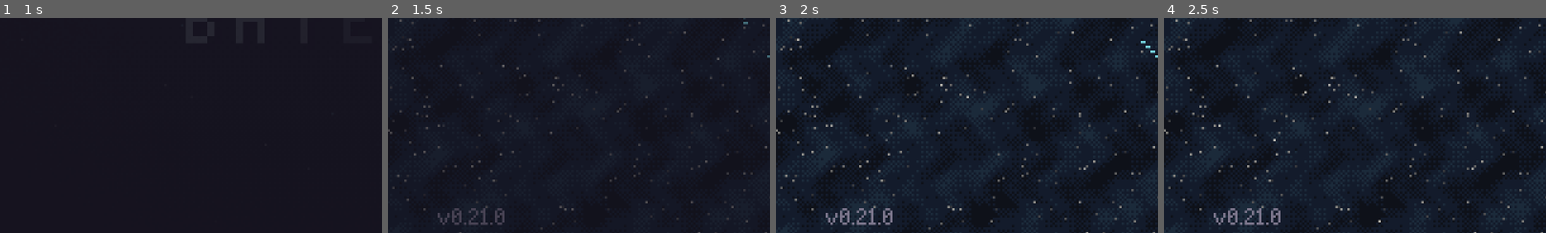
Above: before the commit, frames 1-4 (left to right).
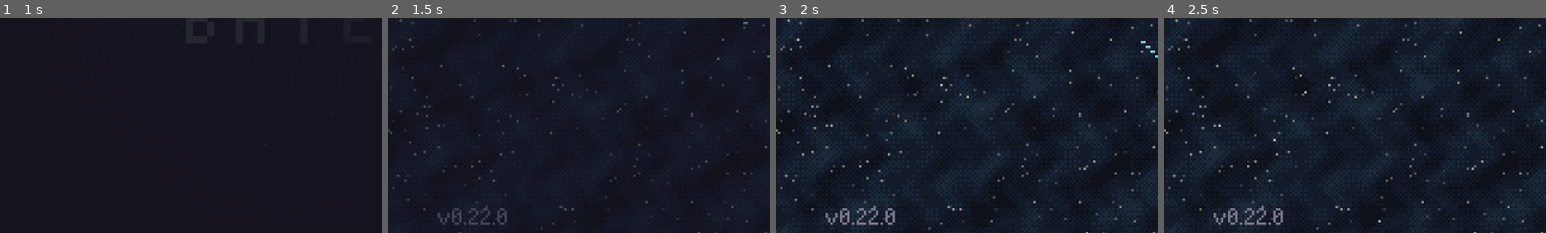
Above: after the commit, the same moments.

Repository: rodriguezric/protektor-jrpg
Game: Godot game, scene res://scenes/shell.tscn
Same seed, same stepped clock (60 frames per second), same inputs: the game is played once before the commit and once after it.
Inputs (mouse positions are % of the whole screen's width and height, from its top left):
- Up to frame 1 (1 s): tap Enter at 0.5 s; move the mouse to (72, 45) at 0.52 s; hold Right (right) from 0.53 s (still down); hold Z (accept) from 0.53 s (still down); click (72, 45) at 0.67 s; tap Space at 0.77 s
- Up to frame 2 (1.5 s): release Right (right) at 1.25 s; release Z (accept) at 1.25 s; drag from (30, 55) to (45, 70) at 1.27 s
- Up to frame 3 (2 s): no input
- Up to frame 4 (2.5 s): move the mouse to (60, 28) at 2.02 s; hold Right (right) from 2.03 s (still down); hold Shift (run) from 2.03 s (still down); tap Z (accept) at 2.3 s
The pictures show only the part of the screen within x 0-50%, y 49-99%; the shares and areas given below are measured in that part.

Frame 1 is identical in both runs. In frame 2, 0.3% of the frame differs, in the area x 24-32%, y 88-97%; in frame 3, 0.3%; in frame 4, 0.3%.

Commit message:
feature_missile_upgrade_3x

Diff:
--- a/project.godot
+++ b/project.godot
@@ -11,7 +11,7 @@
 [application]
 
 config/name="Protektor: Children of the Void"
-config/version="0.21.0"
+config/version="0.22.0"
 run/main_scene="res://scenes/shell.tscn"
 config/features=PackedStringArray("4.6")
 run/flush_stdout_on_print=true
--- a/scripts/achievements.gd
+++ b/scripts/achievements.gd
@@ -52,7 +52,7 @@
 	d.append({"id": "all_training", "cat": "protektor", "icon": "training", "name": "Top of the Class",
 		"desc": "Clear every training module at every tier.", "stat": "training_tiers", "target": 9})
 	d.append({"id": "all_upgrades", "cat": "protektor", "icon": "upgrades", "name": "Fully Outfitted",
-		"desc": "Own every upgrade, special and weapon.", "stat": "upgrades_owned", "target": 11})
+		"desc": "Own every upgrade, special and weapon.", "stat": "upgrades_owned", "target": 13})
 	Engine.set_meta("pk_achievement_defs", d)
 	return d
 
@@ -84,9 +84,9 @@
 			return t
 		"upgrades_owned":
 			var n := Game.upgrade_level("cooldown") + Game.upgrade_level("armor")
-			for s in ["ext_shield", "missile"]:
-				if Game.has_special(s):
-					n += 1
+			if Game.has_special("ext_shield"):
+				n += 1
+			n += Game.missile_level()
 			for w in ["wave", "beam", "auto"]:
 				if Game.has_weapon(w):
 					n += 1
--- a/scripts/data.gd
+++ b/scripts/data.gd
@@ -96,8 +96,8 @@
 static var SPECIALS := {
 	"ext_shield": {"name": "Extended Shield", "cost": 300, "missions": 2,
 		"desc": "Projects the rear shield further from the planet, catching threats earlier."},
-	"missile": {"name": "Auto Missile", "cost": 450, "missions": 4,
-		"desc": "Every few seconds a homing missile seeks the nearest target. Rocks shrug it off."},
+	"missile": {"name": "Auto Missile", "cost": 450, "missions": 4, "max": 3, "costs": [450, 600, 800],
+		"desc": "Every few seconds homing missiles seek the nearest targets, one per level. Rocks shrug them off."},
 }
 
 static var WEAPONS := {
--- a/scripts/game.gd
+++ b/scripts/game.gd
@@ -316,6 +316,13 @@
 	return story.get("specials", []).has(id)
 
 
+func missile_level() -> int:
+	## Auto Missile is a special that upgrades: one missile per launch per level.
+	if not has_special("missile"):
+		return 0
+	return clampi(upgrade_level("missile"), 1, int(Data.SPECIALS.missile.max))
+
+
 func has_weapon(id: String) -> bool:
 	return id == "basic" or story.get("weapons", []).has(id)
 
@@ -336,9 +343,9 @@
 func loadout() -> Dictionary:
 	## What the Protektor takes into a deployment.
 	if bool(story.get("stripped", false)):
-		return {"cooldown": 0, "armor": 0, "weapon": "basic", "missile": false, "ext_shield": false}
+		return {"cooldown": 0, "armor": 0, "weapon": "basic", "missile": 0, "ext_shield": false}
 	return {"cooldown": upgrade_level("cooldown"), "armor": upgrade_level("armor"), "weapon": equipped_weapon(),
-		"missile": has_special("missile"), "ext_shield": has_special("ext_shield")}
+		"missile": missile_level(), "ext_shield": has_special("ext_shield")}
 
 
 func training_level(module: String) -> int:
--- a/scripts/main.gd
+++ b/scripts/main.gd
@@ -85,15 +85,16 @@
     Game.testing = true
     Game.player_name = "Tester"
     Game.chapter = "hub"
-    # loadout flags: --weapon=beam --cooldown=3 --armor=2 --missile --shield, or --upgrades=max
+    # loadout flags: --weapon=beam --cooldown=3 --armor=2 --missile[=1-3] --shield, or --upgrades=max
     var user_args := OS.get_cmdline_user_args()
     var maxed := _arg("--upgrades=") == "max"
     Game.story.weapons = ["basic", "wave", "beam", "auto"]
     Game.story.weapon = _arg("--weapon=") if _arg("--weapon=") != "" else ("basic")
     Game.story.upgrades.cooldown = 3 if maxed else int(_arg("--cooldown=")) if _arg("--cooldown=") != "" else 0
     Game.story.upgrades.armor = 3 if maxed else int(_arg("--armor=")) if _arg("--armor=") != "" else 0
-    if maxed or user_args.has("--missile"):
+    if maxed or user_args.has("--missile") or _arg("--missile=") != "":
         Game.story.specials.append("missile")
+        Game.story.upgrades.missile = 3 if maxed else int(_arg("--missile=")) if _arg("--missile=") != "" else 1
     if maxed or user_args.has("--shield"):
         Game.story.specials.append("ext_shield")
     var tdata := {}
--- a/scripts/mission.gd
+++ b/scripts/mission.gd
@@ -926,20 +926,29 @@
 
 
 func _update_missiles(delta: float) -> void:
-	## Auto Missile: launches on a timer and homes on the nearest thing it can
-	## see, rocks included (which it can't break).
-	if not lo.get("missile", false):
+	## Auto Missile: launches a volley on a timer, one missile per level. Each
+	## homes on its own target when there are enough to go around, rocks
+	## included (which it can't break).
+	var n := int(lo.get("missile", 0))
+	if n <= 0:
 		return
 	var sd := delta * speed_scale
 	_missile_t -= sd
 	if _missile_t <= 0.0 and not threats.is_empty():
 		_missile_t = MISSILE_INTERVAL
-		var a := facing.angle() + PI * (0.5 if randf() < 0.5 else -0.5)
-		missiles.append({"lp": CENTER + Vector2.from_angle(a) * 20.0, "dir": Vector2.from_angle(a), "t": 0.0, "trail": []})
+		var side := 0.5 if randf() < 0.5 else -0.5
+		for k in n:
+			# fan out from alternating flanks of the cannon
+			var s := side if k % 2 == 0 else -side
+			var a := facing.angle() + PI * s + (k / 2) * 0.5 * signf(s)
+			missiles.append({"lp": CENTER + Vector2.from_angle(a) * 20.0, "dir": Vector2.from_angle(a), "t": 0.0, "trail": [], "target": null})
 		Sfx.play("portal", 1.6, -12.0)
 	for ms in missiles.duplicate():
 		ms.t += sd
-		var target = _nearest_threat(ms.lp)
+		var target = ms.target
+		if target == null or not is_instance_valid(target) or not target.can_be_hit():
+			target = _missile_target(ms)
+			ms.target = target
 		if target != null:
 			var want: Vector2 = (target.lp - ms.lp).normalized()
 			var ang: float = ms.dir.angle_to(want)
@@ -963,6 +972,24 @@
 			Sfx.play("enemy_hit", 0.8, -10.0)
 			if hit != null and not (hit.is_asteroid and hit.max_hp > 5.0):
 				hit.apply_damage(1.0)
+
+
+func _missile_target(ms: Dictionary):
+	## The nearest threat no other missile is chasing, else just the nearest.
+	var taken := []
+	for o in missiles:
+		if o != ms and o.target != null and is_instance_valid(o.target):
+			taken.append(o.target)
+	var best = null
+	var bd := INF
+	for th in threats:
+		if not th.can_be_hit() or taken.has(th):
+			continue
+		var d: float = th.lp.distance_to(ms.lp)
+		if d < bd:
+			bd = d
+			best = th
+	return best if best != null else _nearest_threat(ms.lp)
 
 
 func _nearest_threat(from: Vector2):
--- a/scripts/workshop.gd
+++ b/scripts/workshop.gd
@@ -108,6 +108,14 @@
 		var sp: Dictionary = Data.SPECIALS[id]
 		var owned := Game.has_special(id)
 		var locked: bool = missions < int(sp.missions)
+		if sp.has("max"):
+			# upgradeable special: bought level by level like the Protektor upgrades
+			var lv := Game.missile_level()
+			var maxed: bool = lv >= int(sp.max)
+			var cost: int = 0 if maxed else int(sp.costs[lv])
+			out.append({"kind": "special", "id": id, "text": "%s %d/%d" % [sp.name, lv, sp.max], "cost": cost, "locked": locked, "done": maxed,
+				"right": "MAX" if maxed else ("%d missions" % sp.missions if locked else "%dc" % cost)})
+			continue
 		out.append({"kind": "special", "id": id, "text": sp.name, "cost": int(sp.cost), "locked": locked, "done": owned,
 			"right": "OWNED" if owned else ("%d missions" % sp.missions if locked else "%dc" % sp.cost)})
 	out.append({"kind": "header", "text": "-- WEAPON --"})
@@ -166,6 +174,9 @@
 			name = Data.SPECIALS[r.id].name
 			desc = Data.SPECIALS[r.id].desc
 			stat = "Needs %d missions (you have %d)" % [Data.SPECIALS[r.id].missions, Game.completed_count()] if r.locked else ""
+			if r.id == "missile" and not r.locked:
+				var lv := Game.missile_level()
+				stat = "Missiles %d" % lv + ("" if lv >= 3 else " -> %d" % (lv + 1))
 		"weapon":
 			name = Data.WEAPONS[r.id].name
 			desc = Data.WEAPONS[r.id].desc
@@ -208,8 +219,11 @@
 				preview.draw_rect(Rect2(Vector2(-1, y + k * 5), Vector2(2, 2)), Pal.LEMON)
 		_:
 			preview.draw_rect(Rect2(Vector2(-1, y), Vector2(3, 3)), Pal.LEMON)
-	if Game.has_special("missile") or r.get("id", "") == "missile":
-		var a2 := t * 2.0
+	var n_missiles := Game.missile_level()
+	if r.get("id", "") == "missile":
+		n_missiles = mini(n_missiles + 1, 3)
+	for k in n_missiles:
+		var a2 := t * 2.0 + k * TAU / n_missiles
 		preview.draw_rect(Rect2((Vector2(cos(a2), sin(a2)) * 22.0).round(), Vector2(2, 2)), Pal.EMBER)
 
 
@@ -260,9 +274,13 @@
 				_popup(where, "CLEARED", Pal.GLOW)
 		"special":
 			if Game.spend(r.cost):
-				Game.story.specials.append(r.id)
+				var before := Game.missile_level() if r.id == "missile" else 0
+				if not Game.has_special(r.id):
+					Game.story.specials.append(r.id)
+				if r.id == "missile":
+					Game.story.upgrades[r.id] = before + 1
 				Game.save()
-				_bought(where, "INSTALLED")
+				_bought(where, "UPGRADED" if before > 0 else "INSTALLED")
 		"weapon":
 			if r.owned:
 				Game.set_weapon(r.id)
--- a/tools/autotest.gd
+++ b/tools/autotest.gd
@@ -56,7 +56,7 @@
 		Game.story.weapons = ["basic", "wave", "beam", "auto"]
 		Game.story.weapon = w
 	if OS.get_environment("PK_UP") == "max":
-		Game.story.upgrades = {"cooldown": 3, "armor": 3}
+		Game.story.upgrades = {"cooldown": 3, "armor": 3, "missile": 3}
 		Game.story.specials = ["missile", "ext_shield"]
 
 
@@ -166,7 +166,7 @@
 			Game.story.weapons = ["basic", "wave", "beam", "auto"]
 			Game.story.weapon = OS.get_environment("PK_WEAPON") if OS.get_environment("PK_WEAPON") != "" else "basic"
 			if OS.get_environment("PK_UP") == "max":
-				Game.story.upgrades = {"cooldown": 3, "armor": 3}
+				Game.story.upgrades = {"cooldown": 3, "armor": 3, "missile": 3}
 				Game.story.specials = ["missile", "ext_shield"]
 			main.start_mission(lv, false, false)
 			var cap := OS.get_environment("PK_CAP")
@@ -993,6 +993,57 @@
 			await wait(1.0)
 			print("refire after cooldown: ", m._try_fire())
 			get_tree().quit()
+		"missilecheck":
+			# Auto Missile levels 1-3: bought in the Workshop, one missile per level per volley
+			auto_talk = false
+			Game.testing = true
+			Game.story.credits = 5000
+			Game.mark_completed("terra_virex", 5)
+			main.load_map(Maps.commons(), Vector2i(6, 12), 1)
+			main.workshop()
+			await wait(1.2)
+			var ws: Workshop = null
+			for c in main.ui.get_children():
+				if c is Workshop:
+					ws = c
+			print("start: missile level ", Game.missile_level(), " credits ", Game.credits(), " upgrades ", Game.story.upgrades, " specials ", Game.story.specials)
+			for k in 4:
+				for i in ws.rows.size():
+					if ws.rows[i].get("id", "") == "missile":
+						ws.menu.index = i
+						ws._describe(i)
+				await wait(0.3)
+				if k == 1:
+					await shot("ws_missile")
+				print("row: ", ws.rows[ws.menu.index].text, " ", ws.rows[ws.menu.index].right, " stat: ", ws.d_stat.text)
+				await tap("accept", 0.8)
+			print("missile level ", Game.missile_level(), " specials ", Game.story.specials, " credits ", Game.credits())
+			await tap("cancel", 1.2)
+			for lvl in [1, 2, 3]:
+				Game.story.upgrades.missile = lvl
+				main.start_mission("terra_virex_level_01", true, false)
+				await wait(1.0)
+				var m: Mission = main.mission_layer.get_child(main.mission_layer.get_child_count() - 1)
+				m.timeline = []
+				for d in [0.0, 90.0, 180.0, 270.0]:
+					m._spawn({"enemy_type": "drone_tank", "spawn_side": "north"})
+					var th: Threat = m.threats[m.threats.size() - 1]
+					th.lp = Mission.CENTER + Vector2.from_angle(deg_to_rad(d)) * (120.0 + d * 0.2)
+					th.move_speed = 0.0
+				m._missile_t = 0.0
+				for i in 3:
+					await get_tree().process_frame
+				var tg := {}
+				for ms in m.missiles:
+					if ms.target != null:
+						tg[ms.target.get_instance_id()] = true
+				if lvl == 3:
+					await wait(0.15)
+					await shot("missile_volley")
+				print("level ", lvl, " loadout ", m.lo.missile, " missiles ", m.missiles.size(), " distinct targets ", tg.size())
+				m.queue_free()
+				await wait(0.3)
+			get_tree().quit()
 		"firecheck":
 			auto_talk = false
 			var fw := OS.get_environment("PK_WEAPON")
